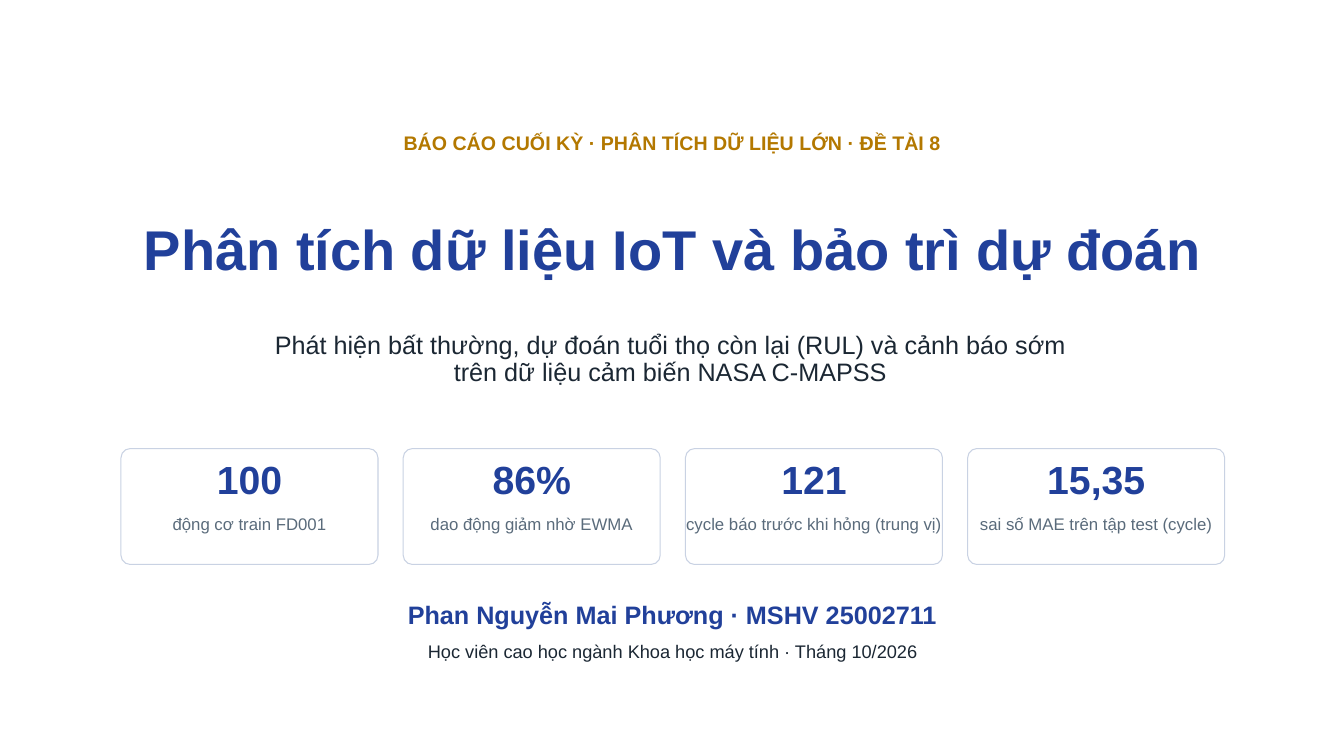
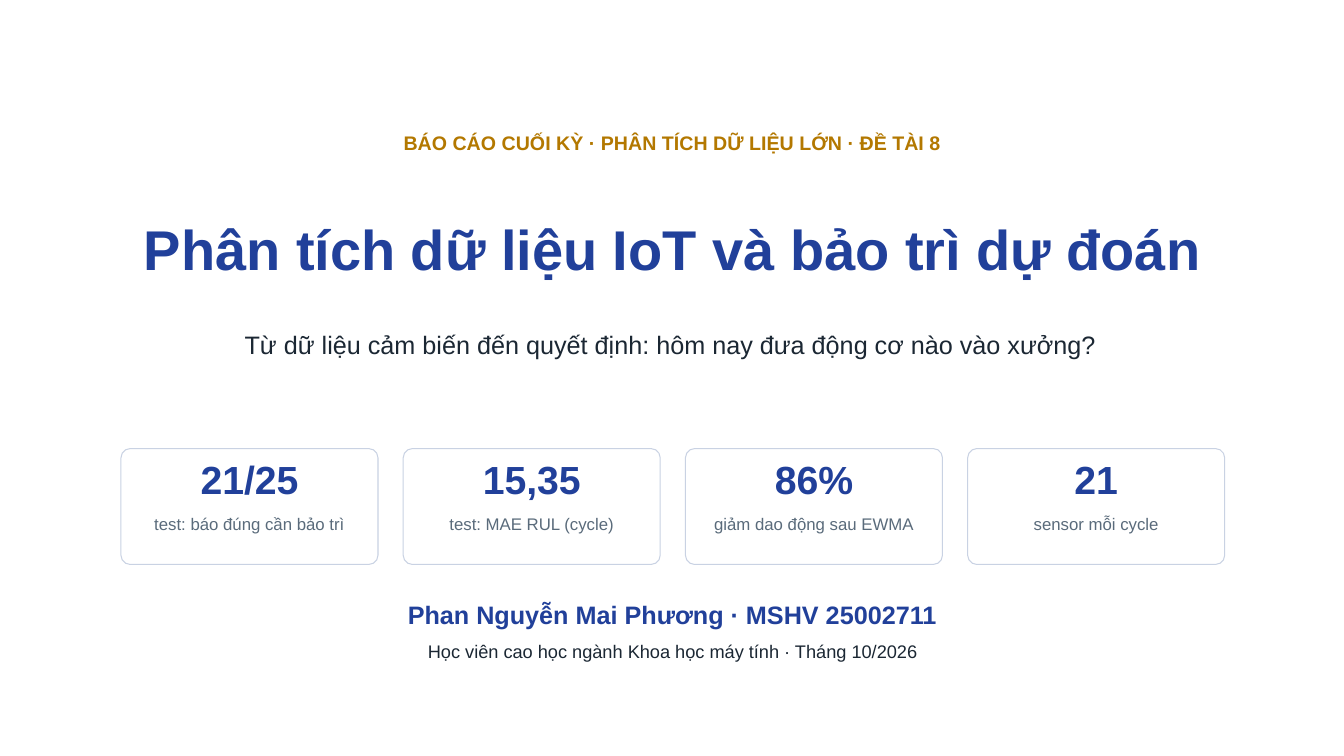
Before and after one commit to ti014/tinasa-cmapss-rul-prediction, a slide deck: slide 1 of slides/cmapss_fd001_presentation.pptx. Drawn at 1344x756 pixels with LibreOffice and Linux fonts; fonts in the diff are those of the drawing; background and template pictures are left out. Boxes give left, top, right and bottom in pixels: in the first picture for what was removed or moved away, otherwise in the second. Text is boxed around its words. In the diff, an @@ line names an element or a change of style, - is before the commit and + after.

```diff
--- a/slides/cmapss_fd001_presentation.pptx
+++ b/slides/cmapss_fd001_presentation.pptx
@@ subtitle at (245, 334, 1095, 360): text changed @@
-Phát hiện bất thường, dự đoán tuổi thọ còn lại (RUL) và cảnh báo sớm
-trên dữ liệu cảm biến NASA C-MAPSS
+Từ dữ liệu cảm biến đến quyết định: hôm nay đưa động cơ nào vào xưởng?
@@ text at (201, 465, 299, 495): text changed @@
-100
+21/25
@@ text at (483, 466, 581, 500): text changed @@
-86%
+15,35
@@ text at (775, 466, 853, 495): text changed @@
-121
+86%
@@ text at (1074, 466, 1118, 494): text changed @@
-15,35
+21
@@ text at (154, 517, 344, 534): text changed @@
-động cơ train FD001
+test: báo đúng cần bảo trì
@@ text at (449, 518, 613, 534): text changed @@
-dao động giảm nhờ EWMA
+test: MAE RUL (cycle)
@@ text at (714, 517, 913, 534): text changed @@
-cycle báo trước khi hỏng (trung vị)
+giảm dao động sau EWMA
@@ text at (1034, 518, 1158, 534): text changed @@
-sai số MAE trên tập test (cycle)
+sensor mỗi cycle
```
Also in this commit, not shown: 16 other slides changed, 2 slides added, 2 slides removed, 15 other files.
